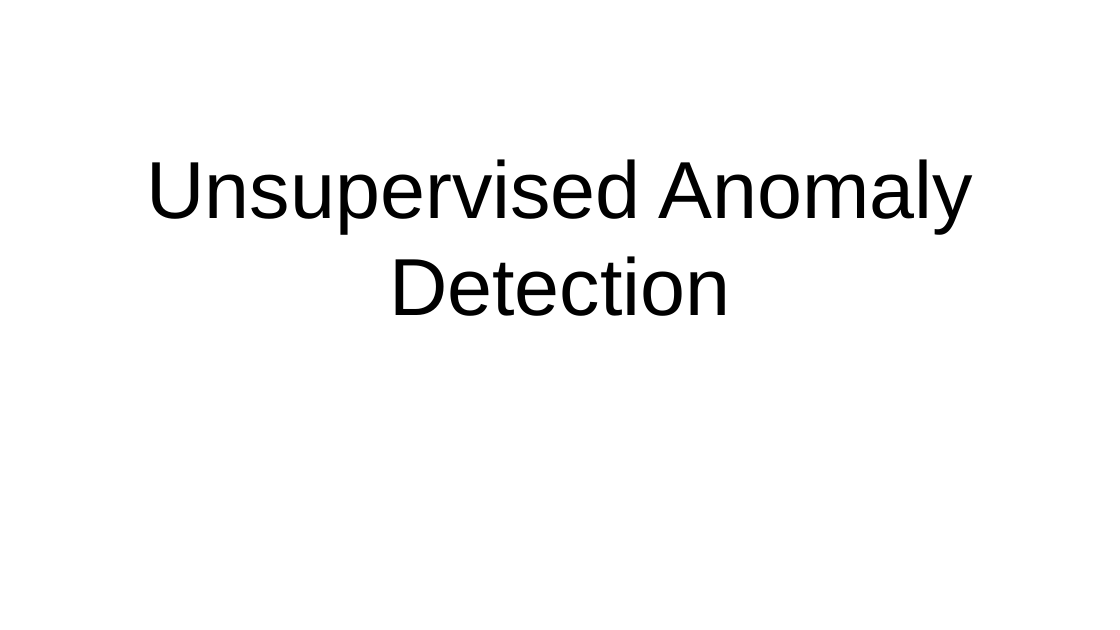
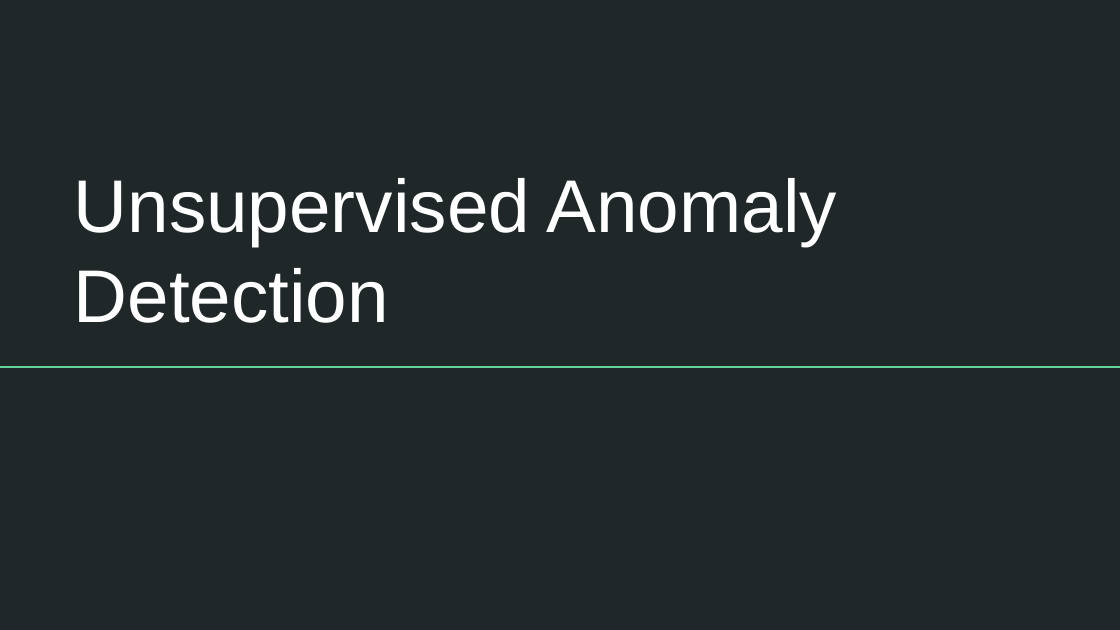
Before and after one commit to rmzn1717/anomaly_detection_project, a slide deck: slide 1 of Unsupervised Anomaly Detection.pptx. Drawn at 1120x630 pixels with LibreOffice and Linux fonts; fonts in the diff are those of the drawing. Boxes give left, top, right and bottom in pixels: in the first picture for what was removed or moved away, otherwise in the second. Text is boxed around its words. In the diff, an @@ line names an element or a change of style, - is before the commit and + after.

```diff
--- a/Unsupervised Anomaly Detection.pptx
+++ b/Unsupervised Anomaly Detection.pptx
@@ background #FFFFFF to #202729 @@
@@ title "Unsupervised Anomaly Detection" moved from (x1=147, y1=159, x2=972, y2=316) to (x1=74, y1=178, x2=837, y2=323) @@
@@ title "Unsupervised Anomaly Detection" at (x1=74, y1=178, x2=837, y2=323): size 52 to 48 pt, text colour #000000 to #FFFFFF; alignment centre to left @@
@@ line added from (0, 367) to (1120, 367), #63D297 1.5 pt @@
```
Also in this commit, not shown: 21 other slides changed, 13 slides added, 3 slides removed, 1 other file.
